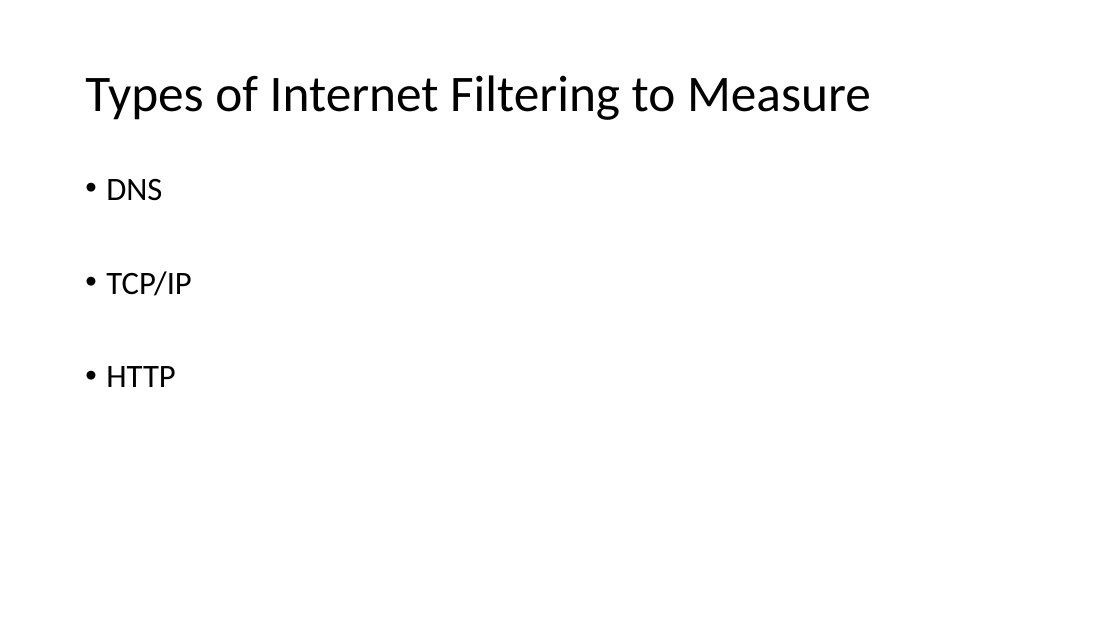
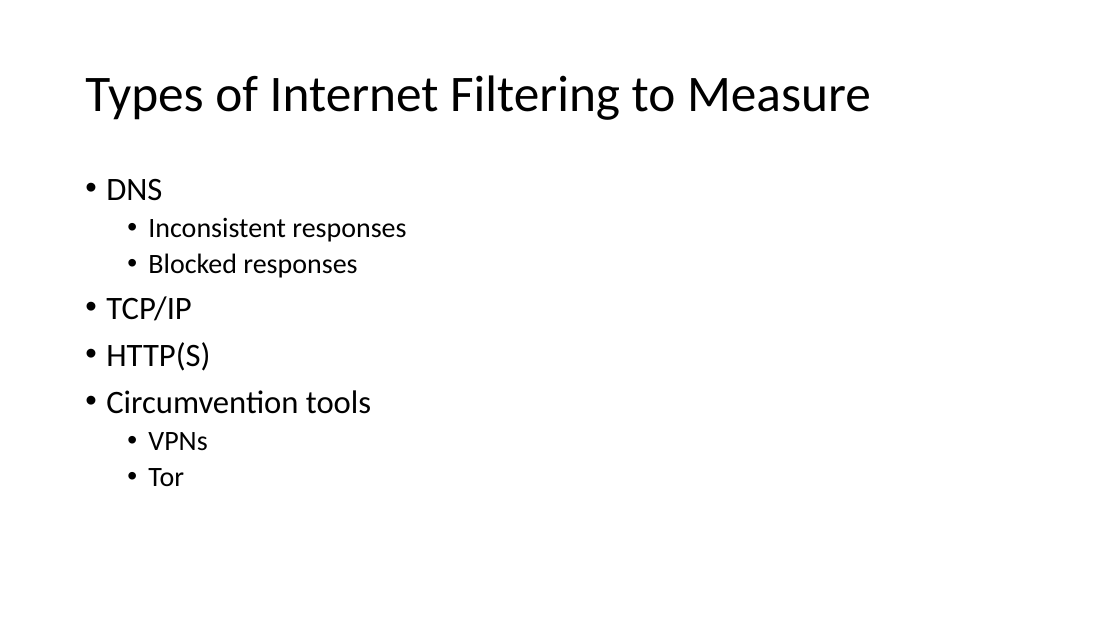
Before and after one commit to noise-lab/censorship-course, a slide deck: slide 4 of lectures/4-Measurement.pptx. Drawn at 1120x630 pixels with LibreOffice and Linux fonts; fonts in the diff are those of the drawing. Boxes give left, top, right and bottom in pixels: in the first picture for what was removed or moved away, otherwise in the second. Text is boxed around its words. In the diff, an @@ line names an element or a change of style, - is before the commit and + after.

```diff
--- a/lectures/4-Measurement.pptx
+++ b/lectures/4-Measurement.pptx
@@ text at (148, 217, 406, 278): paragraphs added @@
+  • Inconsistent responses
+  • Blocked responses
@@ text at (106, 342, 371, 486): text changed @@
-• HTTP
+• HTTP(S)
+• Circumvention tools
+  • VPNs
+  • Tor
```
Also in this commit, not shown: 5 other slides changed, 9 slides added, 4 slides removed, 2 other files.
